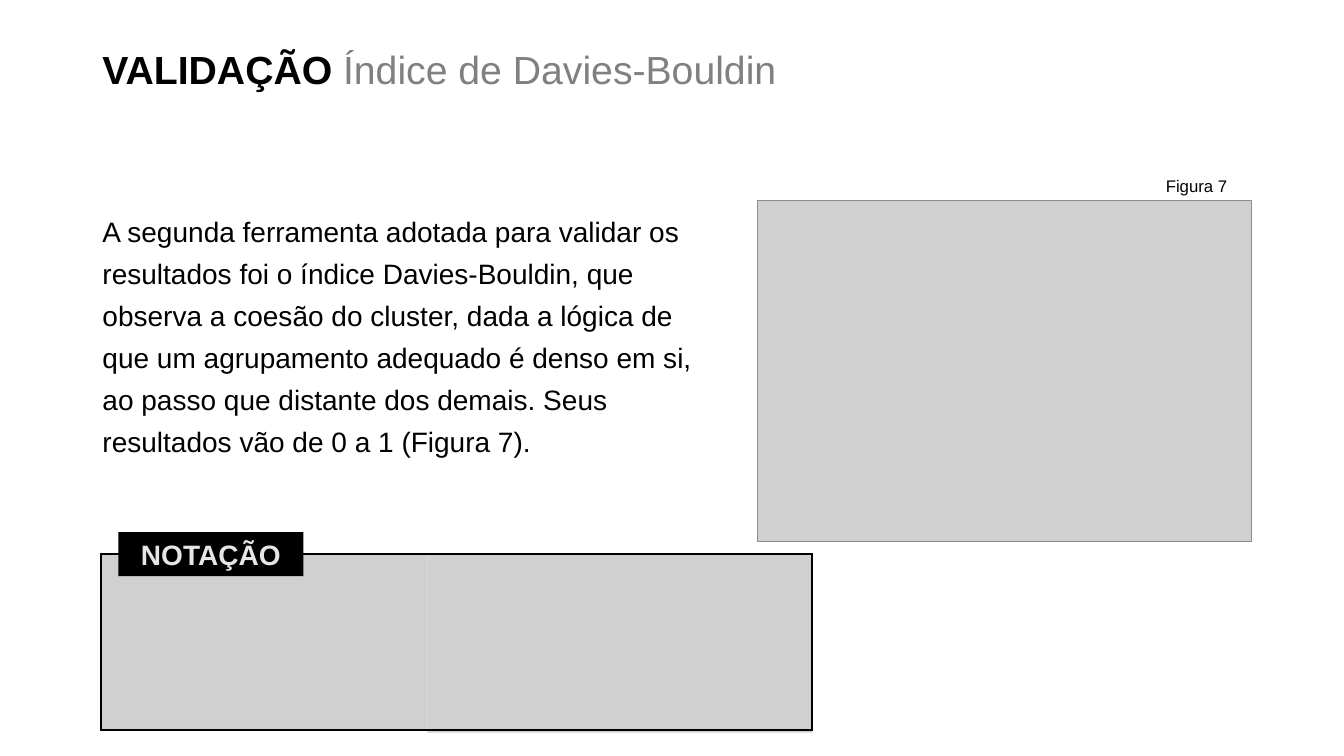
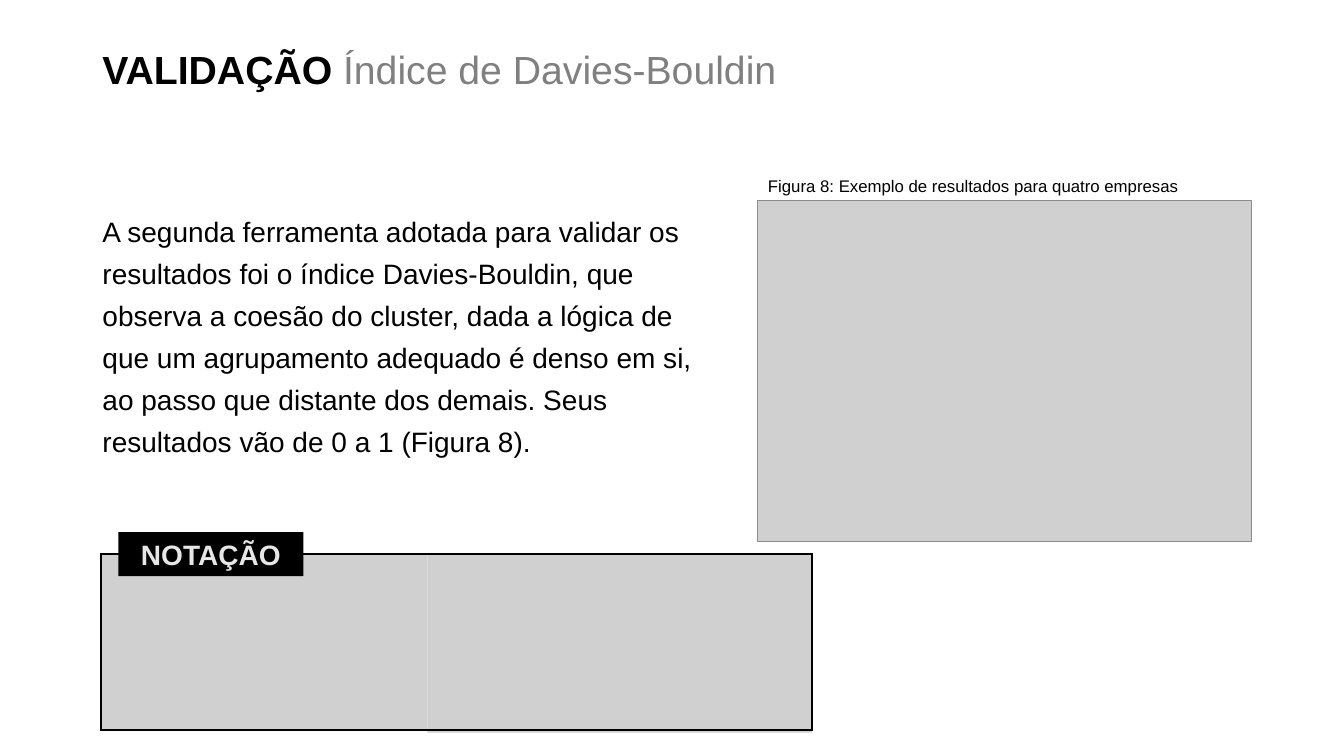
Before and after one commit to rodolfo-viana/mba_esalq, a slide deck: slide 12 of prd/tcc_apresentacao.pptx. Drawn at 1344x756 pixels with LibreOffice and Linux fonts; fonts in the diff are those of the drawing; grey boxes stand for pictures; background and template pictures are left out. Boxes give left, top, right and bottom in pixels: in the first picture for what was removed or moved away, otherwise in the second. Text is boxed around its words. In the diff, an @@ line names an element or a change of style, - is before the commit and + after.

```diff
--- a/prd/tcc_apresentacao.pptx
+++ b/prd/tcc_apresentacao.pptx
@@ text at [768, 180, 1178, 196]: text changed @@
-Figura 7
+Figura 8: Exemplo de resultados para quatro empresas
@@ text at [102, 221, 691, 457]: text changed @@
-A segunda ferramenta adotada para validar os resultados foi o índice Davies-Bouldin, que observa a coesão do cluster, dada a lógica de que um agrupamento adequado é denso em si, ao passo que distante dos demais. Seus resultados vão de 0 a 1 (Figura 7).
+A segunda ferramenta adotada para validar os resultados foi o índice Davies-Bouldin, que observa a coesão do cluster, dada a lógica de que um agrupamento adequado é denso em si, ao passo que distante dos demais. Seus resultados vão de 0 a 1 (Figura 8).
```
Also in this commit, not shown: 7 other slides changed, 1 slide added, 1 other file.
